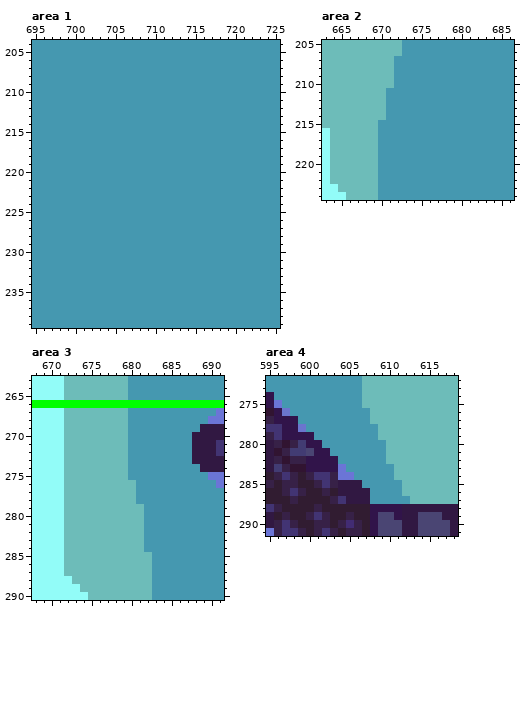
A pixel-art file gets an edit: Assets/Aseprite/ScreenShotTaken_2023-12-01-05-28-53.aseprite. That is the earlier state.
1152x832 pixels, 1 frame. Colours within 5 levels of each other are drawn and written as one. Shown: area 1: x 695..725, y 204..239; area 2: x 663..686, y 205..224; area 3: x 668..691, y 263..290; area 4: x 595..618, y 272..291. The commit also changed other parts of the picture, which this record leaves out.
After the commit:
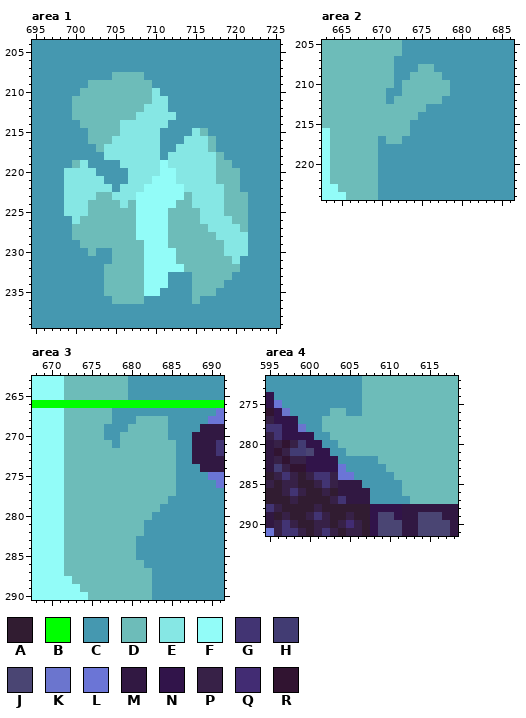
Palette (. is transparent): A #311c31  B #00ff00  C #4598b0  D #6dbcb9  E #86e7e4  F #92fcf8  G #423473  H #423c73  J #4a4573  K #6b75ce  L #6b75d6  M #311842  N #31144a  P #372147  Q #422c73  R #311431
The edit:
Area 1, layer "Outer Front":
y 208: x 705..708 CCCC -> DDDD
y 209: x 702..709 CCCCCCCC -> DDDDDDDD
y 210: x 701..710 CCCCCCCCCC -> DDDDDDDDDE
y 211: x 700..711 CCCCCCCCCCCC -> DDDDDDDDDDEE
y 212: x 700..711 CCCCCCCCCCCC -> DDDDDDDDDEEE
y 213: x 700..712 CCCCCCCCCCCCC -> DDDDDDDDEEEEE
y 214: x 701..711 CCCCCCCCCCC -> DDDDDEEEEEE
y 215: x 702..710 CCCCCCCCC -> DDDDEEEEE; x 715..716 CC -> ED
y 216: x 702..710 CCCCCCCCC -> DDDEEEEEE; x 714..717 CCCC -> EEED
y 217: x 703..710 CCCCCCCC -> DEEEEEEE; x 713..717 CCCCC -> EEEED
y 218: x 704..710 CCCCCCC -> EEEEEEE; x 712..718 CCCCCCC -> EEEEEED
y 219: x 700..701 CC -> DE; x 706..719 CCCCCCCCCCCCCC -> EEEEEFEEEEEEDD
y 220: x 699..702 CCCC -> EEEE; x 707..720 CCCCCCCCCCCCCC -> EEEEFFEEEEEDDD
y 221: x 699..703 CCCCC -> EEEEE; x 707..720 CCCCCCCCCCCCCC -> EEEFFFEEEEEDDD
y 222: x 699..704 CCCCCC -> EEEEEE; x 706..720 CCCCCCCCCCCCCCC -> EEEFFFFFEEEEEDD
y 223: x 699..721 CCCCCCCCCCCCCCCCCCCCCCC -> EEEEDDEEEFFFFFFDEEEEDDD
y 224: x 699..721 CCCCCCCCCCCCCCCCCCCCCCC -> EEEDDDDEDFFFFFDDEEEEDDD
y 225: x 699..721 CCCCCCCCCCCCCCCCCCCCCCC -> EEEDDDDDDFFFFDDDDEEEDDD
y 226: x 700..721 CCCCCCCCCCCCCCCCCCCCCC -> EDDDDDDDFFFFDDDDEEEEDD
y 227: x 700..721 CCCCCCCCCCCCCCCCCCCCCC -> DDDDDDDDFFFFDDDDDEEEED
y 228: x 700..721 CCCCCCCCCCCCCCCCCCCCCC -> DDDDDDDDFFFFDDDDDDEEEE
y 229: x 701..721 CCCCCCCCCCCCCCCCCCCCC -> DDDDDDDDFFFDDDDDDDEEE
y 230: x 702 C -> D; x 705..721 CCCCCCCCCCCCCCCCC -> DDDDFFFFDDDDDDEEE
y 231: x 705..720 CCCCCCCCCCCCCCCC -> DDDDFFFFDDDDDDDE
y 232: x 704..720 CCCCCCCCCCCCCCCCC -> DDDDDFFFFFDDDDDDD
y 233: x 704..711 CCCCCCCC -> DDDDDFFF; x 715..719 CCCCC -> DDDDD
y 234: x 704..711 CCCCCCCC -> DDDDDFFF; x 715..718 CCCC -> DDDD
y 235: x 704..710 CCCCCCC -> DDDDDFF; x 715..717 CCC -> DDD
y 236: x 705..708 CCCC -> DDDD; x 715 C -> D
Area 2, layer "Outer Front":
y 208: x 675..676 CC -> DD
y 209: x 674..677 CCCC -> DDDD
y 210..211: x 673..678 CCCCCC -> DDDDDD
y 212: x 672..677 CCCCCC -> DDDDDD
y 213: x 671..675 CCCCC -> DDDDD
y 214: x 671..674 CCCC -> DDDD
y 215..216: x 670..673 CCCC -> DDDD
y 217: x 671..672 CC -> DD
Area 3, layer "Outer Front":
y 267: x 678..679 DD -> CC
y 268: x 678..679 DD -> CC; x 681..684 CCCC -> DDDD
y 269: x 677..684 DDDCCCCC -> CCCDDDDD
y 270: x 677..678 DD -> CC; x 680..684 CCCCC -> DDDDD
y 271: x 678 D -> C; x 680..685 CCCCCC -> DDDDDD
y 272..275: x 680..685 CCCCCC -> DDDDDD
y 276..277: x 681..685 CCCCC -> DDDDD
y 278: x 681..684 CCCC -> DDDD
y 279: x 682..683 CC -> DD
y 280: x 682 C -> D
y 283..284: x 681 D -> C
y 285: x 681..682 DD -> CC
y 286: x 682 D -> C
Area 4, layer "Outer Front":
y 276: x 603..604 CC -> DD; x 607 C -> D
y 277: x 602..607 CCCCCC -> DDDDDD
y 278: x 602..608 CCCCCCC -> DDDDDDD
y 279: x 603..608 CCCCCC -> DDDDDD
y 280: x 604..609 CCCCCC -> DDDDDD
y 281: x 605..609 CCCCC -> DDDDD
y 282: x 609 C -> D
y 283: x 610 C -> D
Where, in picture pixels (left, top, right, bottom), the same in both pictures:
changed: (64, 72, 248, 304)
changed: (378, 64, 450, 144)
changed: (104, 408, 176, 568)
changed: (322, 408, 394, 472)
